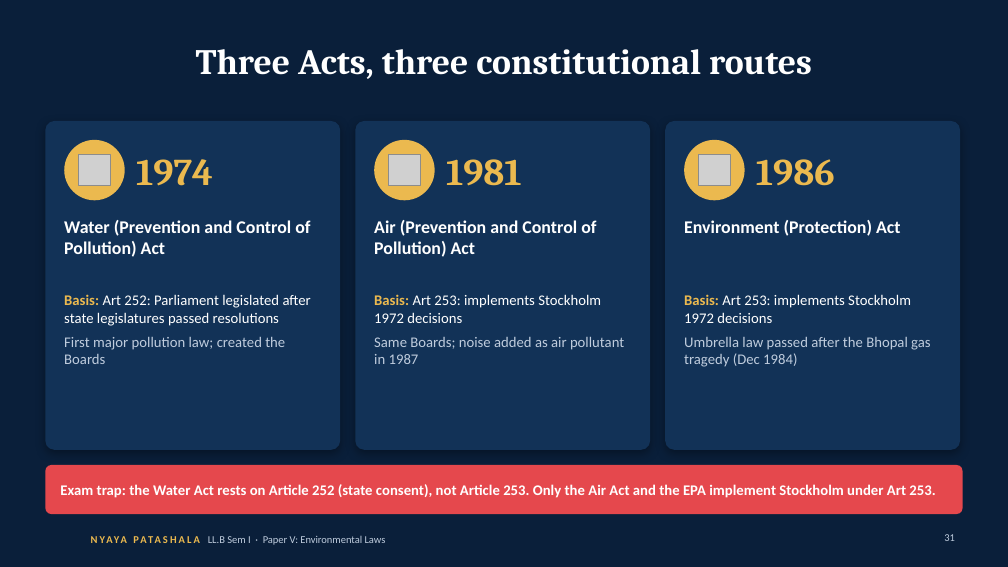
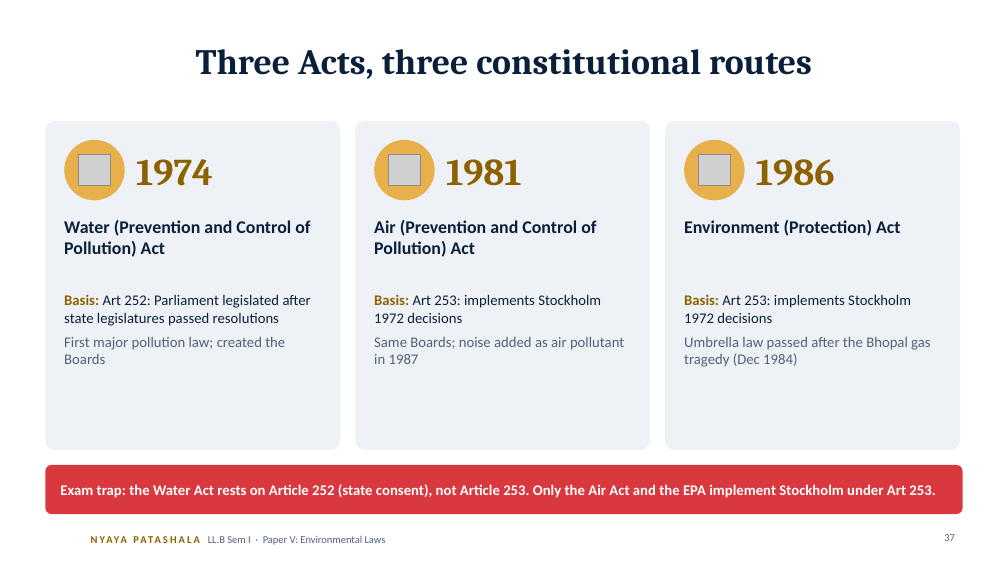
Before and after one commit to missioncivils92/current-affairs-Dasari-Mounika-, a slide deck: slide 37 of law/llb-sem1-environmental-laws/Environmental-Laws-Decoded_AUTO-animations.pptx (slide 31 before the commit). Drawn at 1008x567 pixels with LibreOffice and Linux fonts; fonts in the diff are those of the drawing; grey boxes stand for pictures; background and template pictures are left out. Boxes give left, top, right and bottom in pixels: in the first picture for what was removed or moved away, otherwise in the second. Text is boxed around its words. In the diff, an @@ line names an element or a change of style, - is before the commit and + after.

```diff
--- a/law/llb-sem1-environmental-laws/Environmental-Laws-Decoded_AUTO-animations.pptx
+++ b/law/llb-sem1-environmental-laws/Environmental-Laws-Decoded_AUTO-animations.pptx
@@ background #0A1F3A to #FFFFFF @@
@@ fill #123257 to #EEF2F7; shadow off in 3 elements at bbox=[355, 121, 650, 450], bbox=[665, 121, 960, 450], bbox=[45, 121, 340, 450] @@
@@ fill #EBB94F to #E8B04A in 3 elements at bbox=[64, 140, 125, 200], bbox=[374, 140, 435, 200], bbox=[684, 140, 745, 200] @@
@@ text colour #FFFFFF to #0A1F3A in 4 elements at bbox=[196, 49, 812, 79], bbox=[64, 220, 310, 257], bbox=[374, 220, 596, 257], bbox=[684, 220, 900, 236] @@
@@ text "Basis: Art 252: Parliament legislated ..." at bbox=[64, 294, 311, 364]: text colour #EBB94F to #8C6200 in "Basis:"; text colour #FFFFFF to #0A1F3A in "Art 252: Parliament legislated after state legislatures ..."; text colour #BFCCDD to #51617A in "First major pollution law; created the Boards" @@
@@ text "Basis: Art 253: implements Stockholm ..." at bbox=[374, 294, 624, 364]: text colour #EBB94F to #8C6200 in "Basis:"; text colour #FFFFFF to #0A1F3A in "Art 253: implements Stockholm 1972 decisions"; text colour #BFCCDD to #51617A in "Same Boards; noise added as air pollutant ..." @@
@@ text "Basis: Art 253: implements Stockholm ..." at bbox=[684, 294, 930, 367]: text colour #EBB94F to #8C6200 in "Basis:"; text colour #FFFFFF to #0A1F3A in "Art 253: implements Stockholm 1972 decisions"; text colour #BFCCDD to #51617A in "Umbrella law passed after the Bhopal gas ..." @@
@@ rounded rectangle at bbox=[45, 465, 963, 514]: fill #E5484D to #D8383E @@
@@ text colour #EBB94F to #8C6200 in 4 elements at bbox=[136, 159, 213, 186], bbox=[446, 159, 522, 186], bbox=[756, 159, 835, 186], bbox=[91, 528, 242, 551] @@
@@ text "LL.B Sem I · Paper ..." at bbox=[208, 536, 386, 545]: text colour #BFCCDD to #51617A @@
@@ page number at bbox=[944, 534, 955, 541]: text changed; text colour #BFCCDD to #51617A @@
-31
+37
```
Also in this commit, not shown: 39 other slides changed, 8 slides added, 4 other files.
